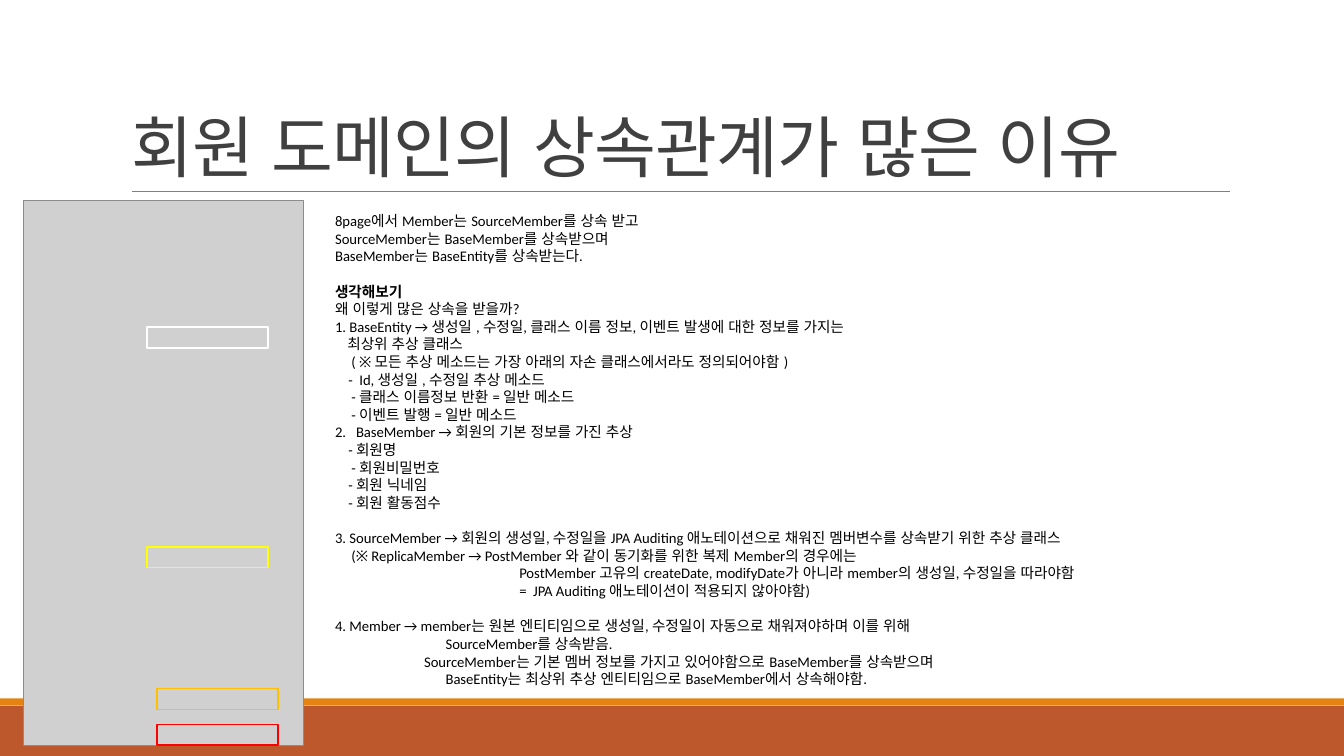
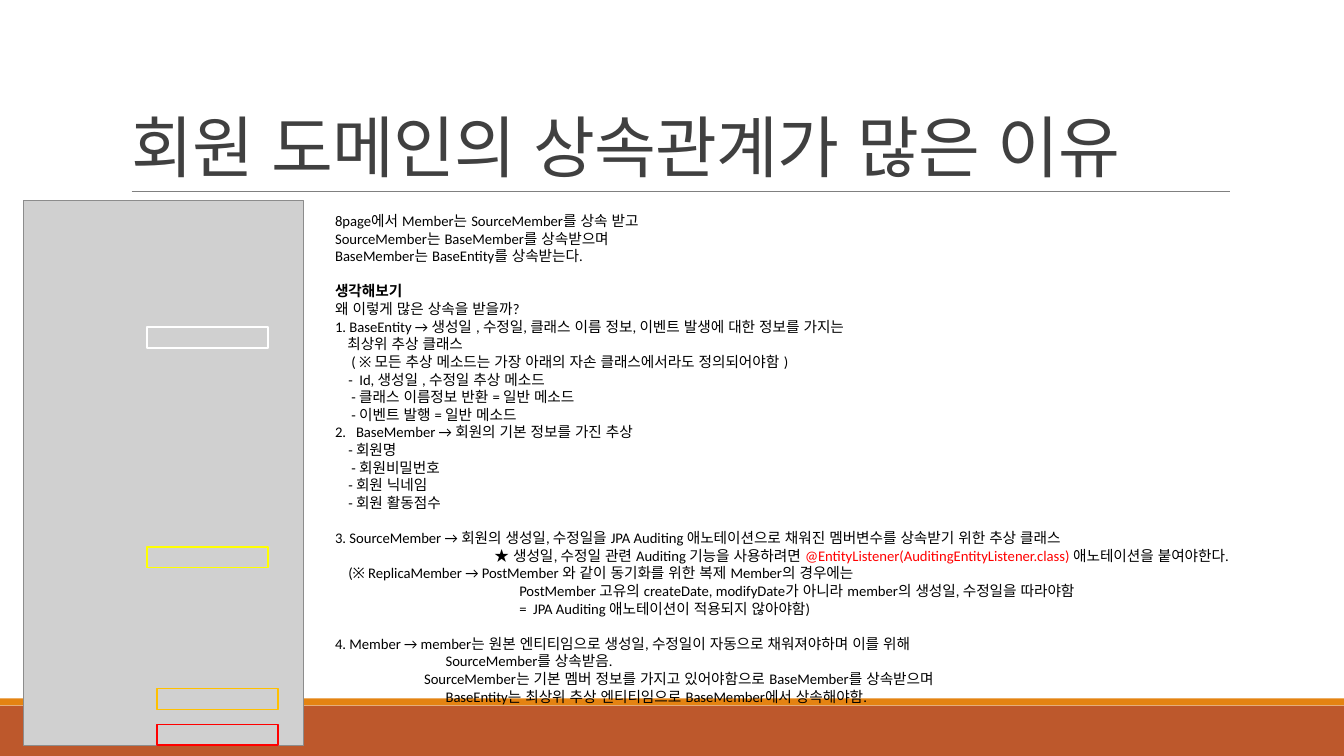
Before and after one commit to khb3025/K-trainning-review, a slide deck: slide 10 of ppt/K-Trainning 1부 분석.pptx. Drawn at 1344x756 pixels with LibreOffice and Linux fonts; fonts in the diff are those of the drawing; grey boxes stand for pictures. Boxes give left, top, right and bottom in pixels: in the first picture for what was removed or moved away, otherwise in the second. Text is boxed around its words. In the diff, an @@ line names an element or a change of style, - is before the commit and + after.

Commit message:
분석 추가 정보 업데이트

```diff
--- a/ppt/K-Trainning 1부 분석.pptx
+++ b/ppt/K-Trainning 1부 분석.pptx
@@ text at box(335, 531, 1229, 705): text changed @@
-3. SourceMember → 회원의 생성일, 수정일을 JPA Auditing 애노테이션으로 채워진 멤버변수를 상속받기 위한 추상 클래스
-(※ ReplicaMember → PostMember 와 같이 동기화를 위한 복제 Member의 경우에는
-PostMember 고유의 createDate, modifyDate가 아니라 member의 생성일, 수정일을 따라야함
-= JPA Auditing 애노테이션이 적용되지 않아야함)
-4. Member → member는 원본 엔티티임으로 생성일, 수정일이 자동으로 채워져야하며 이를 위해
-SourceMember를 상속받음.
-SourceMember는 기본 멤버 정보를 가지고 있어야함으로 BaseMember를 상속받으며
-BaseEntity는 최상위 추상 엔티티임으로 BaseMember에서 상속해야함.
+3. SourceMember → 회원의 생성일, 수정일을 JPA Auditing 애노테이션으로 채워진 멤버변수를 상속받기 위한 추상 클래스
+★ 생성일, 수정일 관련 Auditing 기능을 사용하려면 @EntityListener(AuditingEntityListener.class) 애노테이션을 붙여야한다.
+(※ ReplicaMember → PostMember 와 같이 동기화를 위한 복제 Member의 경우에는
+PostMember 고유의 createDate, modifyDate가 아니라 member의 생성일, 수정일을 따라야함
+= JPA Auditing 애노테이션이 적용되지 않아야함)
+4. Member → member는 원본 엔티티임으로 생성일, 수정일이 자동으로 채워져야하며 이를 위해
+SourceMember를 상속받음.
+SourceMember는 기본 멤버 정보를 가지고 있어야함으로 BaseMember를 상속받으며
+BaseEntity는 최상위 추상 엔티티임으로 BaseMember에서 상속해야함.
```
Also in this commit, not shown: 1 other file.
